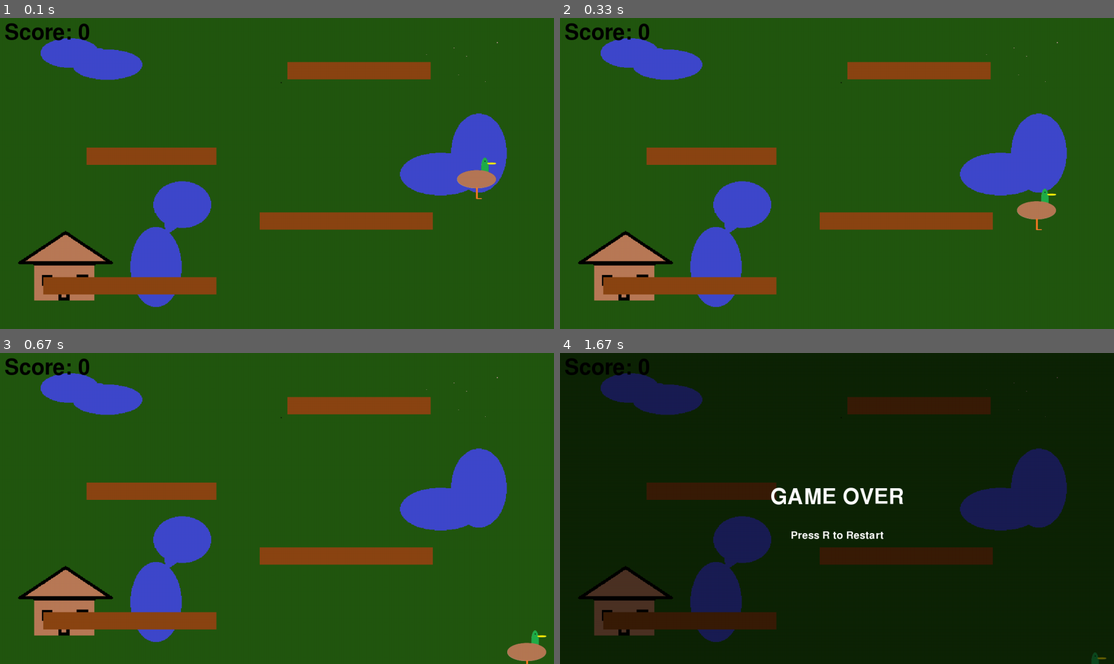
Above: before the commit, frames 1-4 (two rows, left to right).
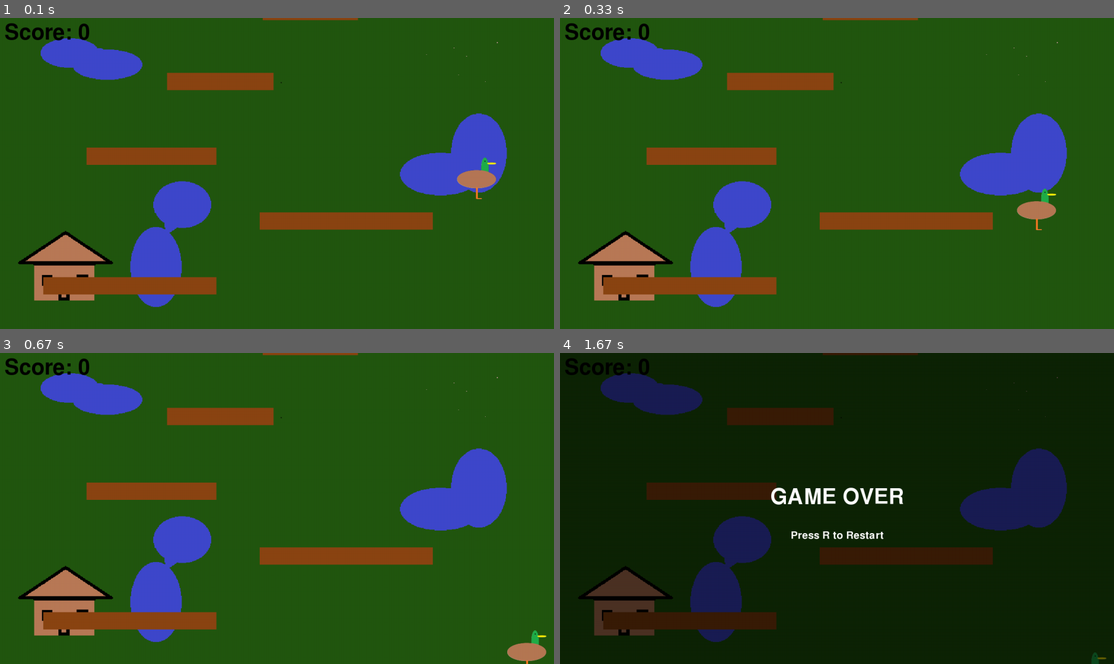
Above: after the commit, the same moments.

Repository: duckguy1208/tie-and-jon-pygame
Game: pygame game, started from main.py
Same seed, same stepped clock (60 frames per second), same inputs: the game is played once before the commit and once after it.
Inputs:
- Up to frame 1 (0.1 s): no input
- Up to frame 2 (0.33 s): no input
- Up to frame 3 (0.67 s): hold Right from 0.33 s (still down)
- Up to frame 4 (1.67 s): release Right at 0.8 s

The runs differ from the first frame. In frame 1, 2.7% of the frame differs, in the area x 30-78%, y 0-24%; in frame 2, 2.7%; in frame 3, 2.7%; in frame 4, 2.6%.

Commit message:
Ensure all generated platforms are reachable by the duck
Modified platform generation logic to constrain vertical and horizontal distances based on duck's jump physics. Added a reachability test to test_game.py to verify the logic.

Diff:
--- a/main.py
+++ b/main.py
@@ -11,9 +11,30 @@
 
 clock = pygame.time.Clock()
 
-def generate_platform(y_pos):
+def generate_platform(prev_platform):
+    # Max vertical gap should be less than the duck's max jump height (~213 pixels)
+    max_dy = 180
+    min_dy = 120
+    dy = random.randint(min_dy, max_dy)
+    y_pos = prev_platform.rect.y - dy
+
     width = random.randint(200, 400)
-    x_pos = random.randint(0, SCREEN_WIDTH - width)
+
+    # Based on dy=180, duck can travel ~290 pixels horizontally during the jump.
+    # We'll use a slightly more conservative max_dx to ensure it's comfortably reachable.
+    max_dx = 250
+
+    # The new platform should be placed such that it's reachable from the previous one.
+    # The closest point of the new platform must be within max_dx of the previous platform.
+    min_x = max(0, prev_platform.rect.x - max_dx)
+    max_x = min(SCREEN_WIDTH - width, prev_platform.rect.right + max_dx - width)
+
+    if min_x <= max_x:
+        x_pos = random.randint(int(min_x), int(max_x))
+    else:
+        # Fallback in case of weird constraints, though with SCREEN_WIDTH=1280 it shouldn't happen
+        x_pos = random.randint(0, SCREEN_WIDTH - width)
+
     return Platform(x_pos, y_pos, width, 40)
 
 def main():
@@ -90,8 +111,9 @@
 
             # Procedural platform generation
             while highest_platform_y > camera_y - SCREEN_HEIGHT:
-                highest_platform_y -= random.randint(150, 250)
-                platforms.append(generate_platform(highest_platform_y))
+                new_platform = generate_platform(platforms[-1])
+                platforms.append(new_platform)
+                highest_platform_y = new_platform.rect.y
 
             # Clean up old platforms
             platforms = [p for p in platforms if p.rect.y < camera_y + SCREEN_HEIGHT + 100]
--- a/test_game.py
+++ b/test_game.py
@@ -4,8 +4,75 @@
 
 import pygame
 import pytest
+import random
 from object import Platform, Object
 from duck import Duck
+
+def is_reachable(p1, p2, jump_speed=-800, gravity=1500, horizontal_vel=400):
+    """
+    Check if p2 is reachable from p1.
+    p1, p2 are Platform objects.
+    """
+    dy = p1.rect.top - p2.rect.top
+    if dy <= 0:
+        return True # It's below or at the same level
+
+    # Max height check
+    max_h = (jump_speed**2) / (2 * gravity)
+    if dy > max_h:
+        return False
+
+    # Horizontal distance check
+    # Solve 0.5 * gravity * t^2 + jump_speed * t + dy = 0
+    a = 0.5 * gravity
+    b = jump_speed
+    c = dy
+    discriminant = b**2 - 4*a*c
+    if discriminant < 0:
+        return False
+
+    t2 = (-b + (discriminant**0.5)) / (2*a)
+
+    # t2 is the later time (when falling back down through the height)
+    max_t = t2
+    max_dx = horizontal_vel * max_t
+
+    # Closest horizontal distance between platforms
+    if p2.rect.right < p1.rect.left:
+        dist_x = p1.rect.left - p2.rect.right
+    elif p2.rect.left > p1.rect.right:
+        dist_x = p2.rect.left - p1.rect.right
+    else:
+        dist_x = 0
+
+    return dist_x <= max_dx
+
+def test_platform_reachability_logic():
+    random.seed(42)
+    SCREEN_WIDTH = 1280
+
+    # This matches the implementation in main.py
+    def generate_platform_new(prev_platform):
+        max_dy = 180
+        min_dy = 120
+        dy = random.randint(min_dy, max_dy)
+        y_pos = prev_platform.rect.y - dy
+        width = random.randint(200, 400)
+        max_dx = 250
+        min_x = max(0, prev_platform.rect.x - max_dx)
+        max_x = min(SCREEN_WIDTH - width, prev_platform.rect.right + max_dx - width)
+        if min_x <= max_x:
+            x_pos = random.randint(int(min_x), int(max_x))
+        else:
+            x_pos = random.randint(0, SCREEN_WIDTH - width)
+        return Platform(x_pos, y_pos, width, 40)
+
+    platforms = [Platform(100, 600, 400, 40)]
+
+    for _ in range(100):
+        new_p = generate_platform_new(platforms[-1])
+        assert is_reachable(platforms[-1], new_p), f"Platform at {new_p.rect} not reachable from {platforms[-1].rect}"
+        platforms.append(new_p)
 
 def test_platform_creation():
     p = Platform(100, 200, 50, 10)
Not shown, changed: TODO.md
